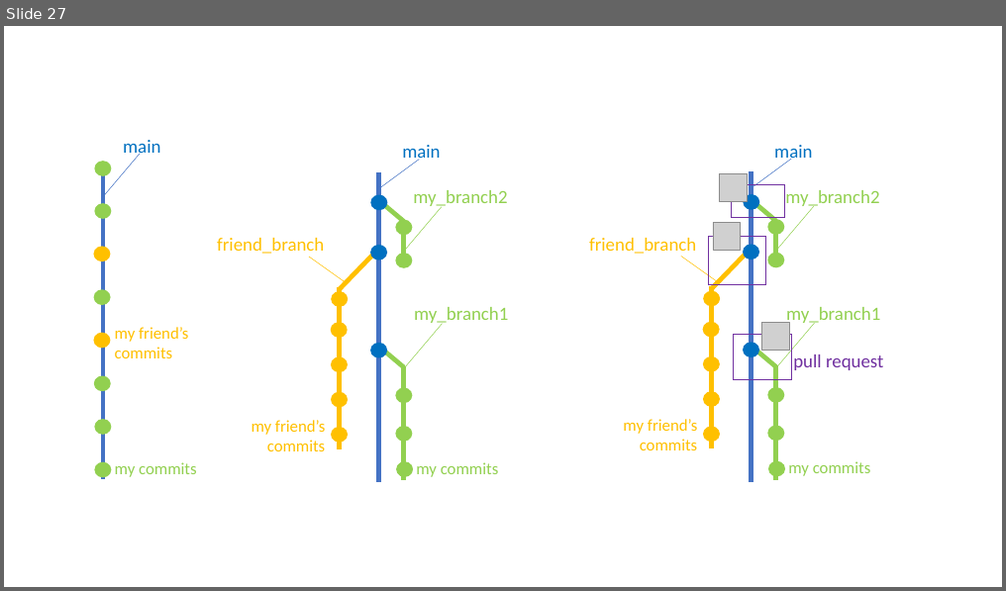
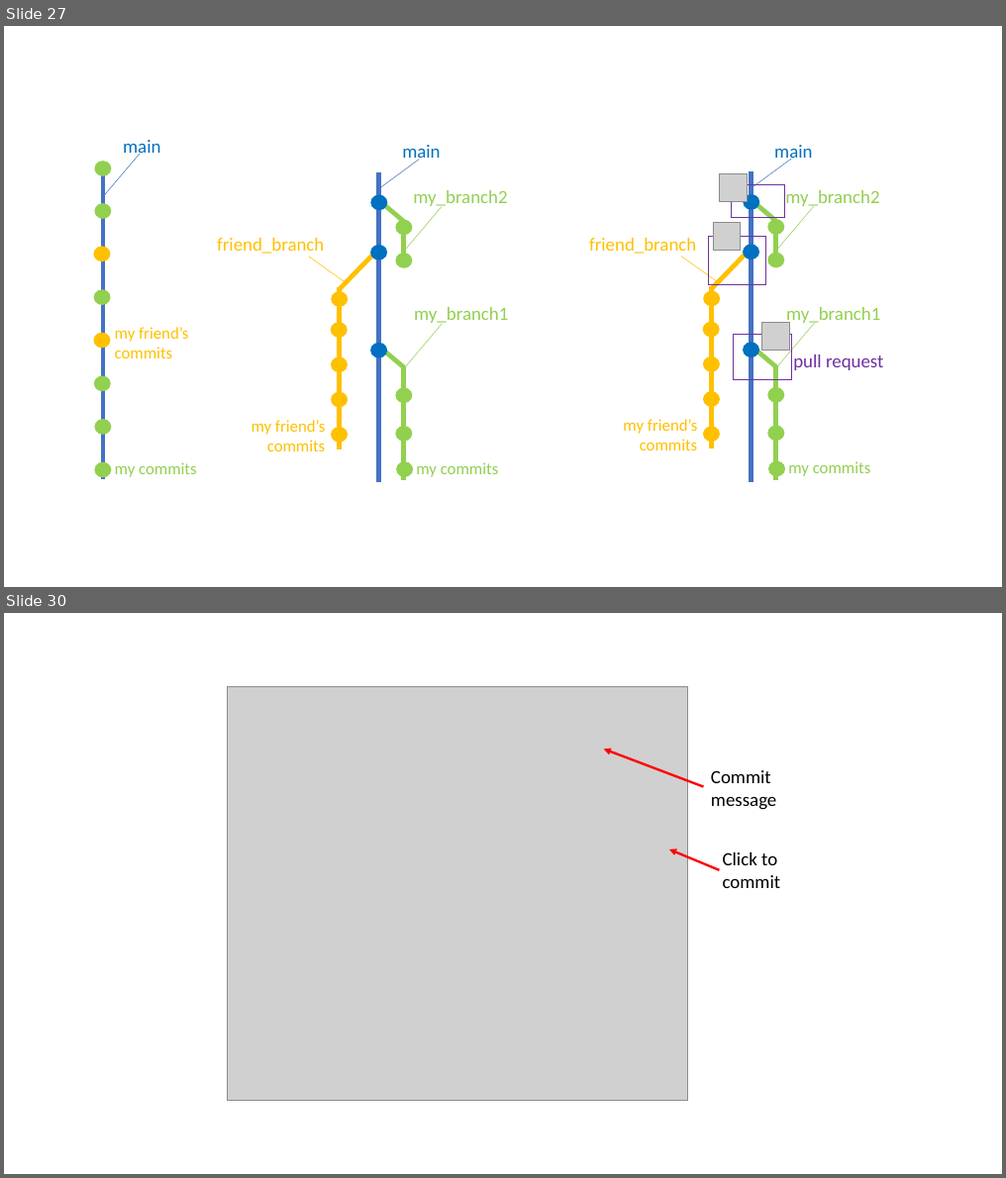
Before and after one commit to selinaZitrone/get-started-with-git, a slide deck: docs/slides/img/images.pptx. Shown one above the other, each under a label of ours: slide 27 before the commit, slides 27 and 30 after it; the slides between them are not shown. The pictures are 1006x591 and 1006x1178 pixels, drawn with LibreOffice and Linux fonts; fonts in the diff are those of the drawing; grey boxes stand for pictures. Boxes give left, top, right and bottom in pixels: in the first picture for what was removed or moved away, otherwise in the second. Text is boxed around its words. In the diff, an @@ line names an element or a change of style, - is before the commit and + after.

```diff
--- a/docs/slides/img/images.pptx
+++ b/docs/slides/img/images.pptx
@@ slide 30 added at [4,613,1002,1174], background #FFFFFF @@
@@ group added at [227,686,781,1101]: 2 texts, 2 arrows, 1 picture @@
+Commit message
+Click to commit
```
Also in this commit, not shown: 5 other slides added, 8 other files.
